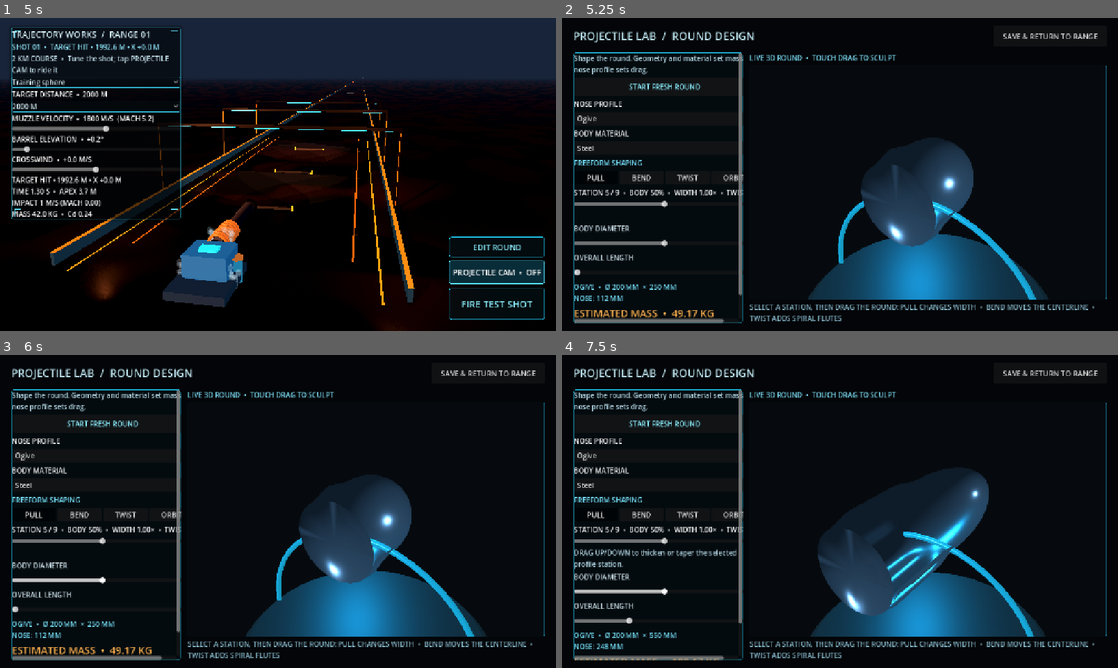
Above: before the commit, frames 1-4 (two rows, left to right).
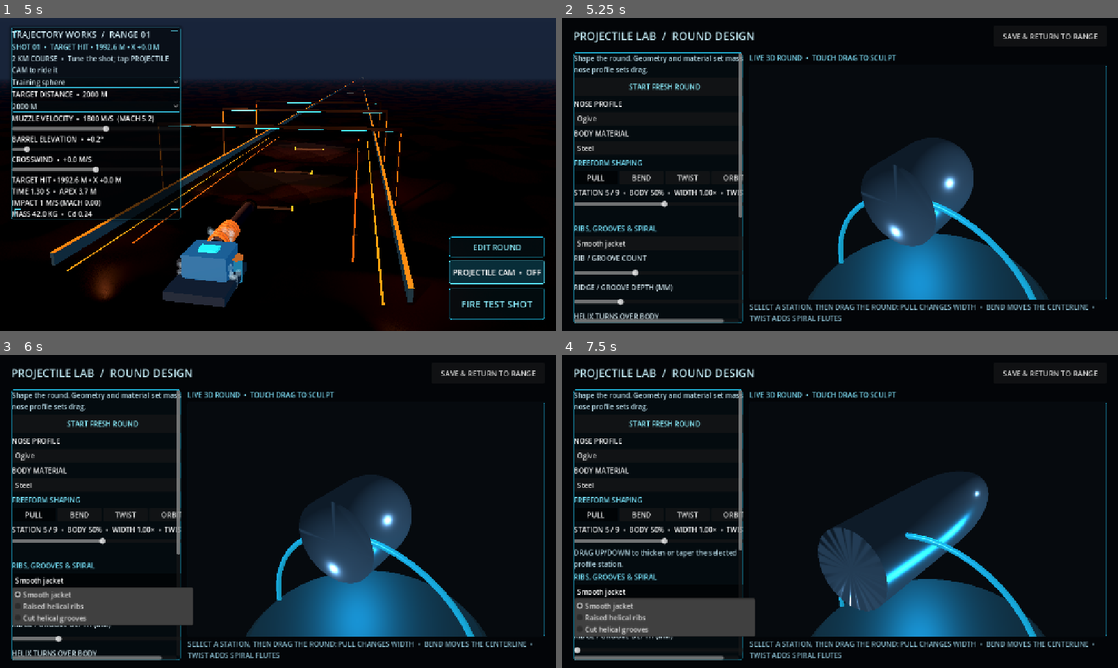
Above: after the commit, the same moments.

Repository: tpylman90-ctrl/Trajectory-Works
Game: Godot game, scene res://scenes/range.tscn
Two runs of this game, one before a commit and one after it. Both use one fixed random seed, a clock stepped at 60 frames per second and the inputs below.
Inputs (mouse positions are in pixels of both pictures, inside the frame that each line leads up to):
- Up to frame 1 (5 s): click "FIRE TEST SHOT" at 0.5 s; click "Dense slug" at 1.25 s; click "2000 M" at 2 s; click "Training sphere" at 2.75 s; click "PROJECTILE CAM • OFF" at 3.5 s; click "PROJECTILE CAM • ON" at 4.25 s
- Up to frame 2 (5.25 s): click "EDIT ROUND" at 5 s
- Up to frame 3 (6 s): click (100, 580) at 5.75 s, where only the run after the commit has a clickable "Smooth jacket"
- Up to frame 4 (7.5 s): click "START FRESH ROUND" at 6.5 s; click (662, 592) at 7.25 s, where only the run after the commit has a clickable "Smooth jacket"

Frame 1 is identical in both runs. In frame 2, 2.1% of the frame differs, in the area x 2-74%, y 40-97%; in frame 3, 5.4%; in frame 4, 7.9%, in the area x 2-87%, y 36-98%.

Commit message:
Add helical surface sculpting and airflow spin

Diff:
--- a/scripts/range.gd
+++ b/scripts/range.gd
@@ -41,6 +41,11 @@
 var round_station_slider: HSlider
 var round_station_label: Label
 var round_sculpt_hint: Label
+var round_surface_picker: OptionButton
+var round_rib_count_slider: HSlider
+var round_rib_depth_slider: HSlider
+var round_spiral_turns_slider: HSlider
+var round_surface_info: Label
 var round_mode_buttons: Array[Button] = []
 var round_mode := "pull"
 var round_drag_active := false
@@ -711,6 +716,10 @@
 		"color": steel.color,
 		"tip_length": 0.243,
 		"cd": _round_drag_coefficient("Ogive"),
+		"surface_pattern": "smooth",
+		"rib_count": 6,
+		"rib_depth": 0.0,
+		"spiral_turns": 0.0,
 	}
 	_ensure_round_stations()
 	custom_round_active = true
@@ -722,6 +731,14 @@
 		_on_round_station_changed(4.0)
 	if is_instance_valid(round_preview_spin):
 		round_preview_spin.rotation = Vector3.ZERO
+	if is_instance_valid(round_surface_picker):
+		round_surface_picker.select(0)
+	if is_instance_valid(round_rib_count_slider):
+		round_rib_count_slider.set_value_no_signal(6.0)
+	if is_instance_valid(round_rib_depth_slider):
+		round_rib_depth_slider.set_value_no_signal(0.0)
+	if is_instance_valid(round_spiral_turns_slider):
+		round_spiral_turns_slider.set_value_no_signal(0.0)
 	_set_round_sculpt_mode("pull")
 	if is_instance_valid(round_nose_picker):
 		round_nose_picker.select(0)
@@ -871,6 +888,22 @@
 	round_sculpt_hint.autowrap_mode = TextServer.AUTOWRAP_WORD_SMART
 	round_sculpt_hint.add_theme_color_override("font_color", Color(0.70, 0.84, 0.89))
 	form.add_child(round_sculpt_hint)
+	var surface_title := Label.new()
+	surface_title.text = "RIBS, GROOVES & SPIRAL"
+	surface_title.add_theme_color_override("font_color", Color(0.45, 0.86, 0.95))
+	form.add_child(surface_title)
+	round_surface_picker = OptionButton.new()
+	round_surface_picker.add_item("Smooth jacket")
+	round_surface_picker.add_item("Raised helical ribs")
+	round_surface_picker.add_item("Cut helical grooves")
+	form.add_child(round_surface_picker)
+	round_rib_count_slider = _add_round_editor_slider(form, "RIB / GROOVE COUNT", 3.0, 12.0, 1.0, float(current_projectile.get("rib_count", 6)))
+	round_rib_depth_slider = _add_round_editor_slider(form, "RIDGE / GROOVE DEPTH (MM)", 0.0, 8.0, 0.25, float(current_projectile.get("rib_depth", 0.002)) * 1000.0)
+	round_spiral_turns_slider = _add_round_editor_slider(form, "HELIX TURNS OVER BODY", -3.0, 3.0, 0.25, float(current_projectile.get("spiral_turns", 0.0)))
+	round_surface_info = Label.new()
+	round_surface_info.autowrap_mode = TextServer.AUTOWRAP_WORD_SMART
+	round_surface_info.add_theme_color_override("font_color", Color(0.70, 0.84, 0.89))
+	form.add_child(round_surface_info)
 	round_diameter_slider = _add_round_editor_slider(form, "BODY DIAMETER", 80.0, 320.0, 5.0, float(current_projectile.get("diameter", 0.18)) * 1000.0)
 	round_length_slider = _add_round_editor_slider(form, "OVERALL LENGTH", 250.0, 1250.0, 25.0, maxf(float(current_projectile.get("length", 0.54)), 0.25) * 1000.0)
 	round_dimensions_label = Label.new()
@@ -929,6 +962,12 @@
 	round_material_picker.item_selected.connect(_on_round_material_changed)
 	round_diameter_slider.value_changed.connect(_on_round_design_changed)
 	round_length_slider.value_changed.connect(_on_round_design_changed)
+	round_surface_picker.item_selected.connect(_on_round_surface_changed)
+	round_rib_count_slider.value_changed.connect(_on_round_surface_changed)
+	round_rib_depth_slider.value_changed.connect(_on_round_surface_changed)
+	round_spiral_turns_slider.value_changed.connect(_on_round_surface_changed)
+	round_surface_picker.select(clampi(1 if str(current_projectile.get("surface_pattern", "smooth")) == "ridges" else (2 if str(current_projectile.get("surface_pattern", "smooth")) == "grooves" else 0), 0, 2))
+	_on_round_surface_changed(0.0)
 	_on_round_station_changed(round_station_slider.value)
 	_on_round_design_changed(0.0)
 
@@ -1036,6 +1075,30 @@
 	_on_round_design_changed(0.0)
 
 
+
+func _on_round_surface_changed(_value: float = 0.0) -> void:
+	if current_projectile.is_empty() or not is_instance_valid(round_surface_picker):
+		return
+	var pattern := "smooth"
+	if round_surface_picker.selected == 1:
+		pattern = "ridges"
+	elif round_surface_picker.selected == 2:
+		pattern = "grooves"
+	current_projectile["surface_pattern"] = pattern
+	current_projectile["rib_count"] = int(round_rib_count_slider.value) if is_instance_valid(round_rib_count_slider) else 6
+	current_projectile["rib_depth"] = round_rib_depth_slider.value / 1000.0 if is_instance_valid(round_rib_depth_slider) else 0.0
+	current_projectile["spiral_turns"] = round_spiral_turns_slider.value if is_instance_valid(round_spiral_turns_slider) else 0.0
+	current_projectile["mass"] = _round_volume(current_projectile) * float(current_projectile.get("density", 7850.0))
+	if is_instance_valid(round_surface_info):
+		var description := "Smooth jacket: choose ridges or grooves to add a patterned surface."
+		if pattern != "smooth":
+			var chirality := "right hand" if float(current_projectile.spiral_turns) > 0.0 else ("left hand" if float(current_projectile.spiral_turns) < 0.0 else "straight ribs")
+			var spin_note := "Air drag adds spin when helix turns are nonzero." if absf(float(current_projectile.spiral_turns)) > 0.001 else "Set helix turns to create spin from air drag."
+			description = "%s %d × %0.1f mm  •  %0.2f turns over body (%s). %s" % ["Raised ribs" if pattern == "ridges" else "Cut grooves", int(current_projectile.rib_count), float(current_projectile.rib_depth) * 1000.0, absf(float(current_projectile.spiral_turns)), chirality, spin_note]
+		round_surface_info.text = description
+	_refresh_round_design()
+
+
 func _ensure_round_stations() -> void:
 	var stations: Array = current_projectile.get("stations", [])
 	if stations.size() != 9:
@@ -1135,12 +1198,19 @@
 
 func _round_ring_point(radius: float, z: float, angle: float, design: Dictionary) -> Vector3:
 	var station := _round_station_at(z, design)
-	var twist := float(station.get("twist", 0.0))
 	var body_radius := float(design.diameter) * 0.5
+	var normalized_z := clampf((z + float(design.length) * 0.5) / maxf(float(design.length), 0.001), 0.0, 1.0)
+	var twist := float(station.get("twist", 0.0)) + normalized_z * float(design.get("spiral_turns", 0.0)) * TAU
 	var nose_start := -float(design.length) * 0.5 + float(design.get("tip_length", 0.0))
-	var flute_fade := smoothstep(nose_start, nose_start + body_radius * 0.9, z) * (1.0 - smoothstep(float(design.length) * 0.5 - body_radius * 0.6, float(design.length) * 0.5, z))
-	var flute := 1.0 + 0.14 * flute_fade * cos(6.0 * (angle - twist))
-	var scaled_radius := radius * float(station.get("pull", 1.0)) * flute
+	var body_fade := smoothstep(nose_start, nose_start + body_radius * 0.9, z) * (1.0 - smoothstep(float(design.length) * 0.5 - body_radius * 0.6, float(design.length) * 0.5, z))
+	var rib_count := maxi(int(design.get("rib_count", 6)), 3)
+	var amplitude := minf(float(design.get("rib_depth", 0.0)), body_radius * 0.18)
+	var pattern := str(design.get("surface_pattern", "smooth"))
+	var ridge_sign := 1.0 if pattern == "ridges" else -1.0
+	var rib_offset := 0.0
+	if pattern != "smooth" and amplitude > 0.00001:
+		rib_offset = ridge_sign * amplitude * body_fade * cos(float(rib_count) * (angle - twist))
+	var scaled_radius := maxf(radius * float(station.get("pull", 1.0)) + rib_offset, radius * 0.25)
 	return Vector3(
 		float(station.get("bend_x", 0.0)) + scaled_radius * cos(angle),
 		float(station.get("bend_y", 0.0)) + scaled_radius * sin(angle),
@@ -1164,6 +1234,10 @@
 		"Round":
 			nose_factor = 0.58
 	var base_volume := body_volume + area * nose_length * nose_factor
+	var surface_pattern := str(design.get("surface_pattern", "smooth"))
+	if surface_pattern != "smooth":
+		var depth_ratio := minf(float(design.get("rib_depth", 0.0)) / maxf(radius, 0.001), 0.18)
+		base_volume *= 1.0 + 0.5 * depth_ratio * depth_ratio
 	var stations: Array = design.get("stations", [])
 	if stations.size() < 2:
 		return base_volume
@@ -1200,8 +1274,8 @@
 	var nose_length := minf(float(design.get("tip_length", radius * 2.7)), length * 0.45)
 	var body_end_z := -length * 0.5 + nose_length
 	var profile: Array[Vector2] = []
-	for segment in range(33):
-		var along := float(segment) / 32.0
+	for segment in range(65):
+		var along := float(segment) / 64.0
 		var z := lerpf(length * 0.5, -length * 0.5, along)
 		var ring_radius := radius
 		if z < body_end_z and nose_length > 0.001:
@@ -1223,8 +1297,8 @@
 func _round_collision_points(design: Dictionary) -> PackedVector3Array:
 	var points := PackedVector3Array()
 	for ring in _round_profile(design):
-		for slice in range(24):
-			var angle := TAU * float(slice) / 24.0
+		for slice in range(48):
+			var angle := TAU * float(slice) / 48.0
 			points.append(_round_ring_point(ring.x, ring.y, angle, design))
 	return points
 
@@ -1233,7 +1307,7 @@
 	var profile := _round_profile(design)
 	var tool := SurfaceTool.new()
 	tool.begin(Mesh.PRIMITIVE_TRIANGLES)
-	var slices := 48
+	var slices := 96
 	for segment in range(profile.size() - 1):
 		var first: Vector2 = profile[segment]
 		var second: Vector2 = profile[segment + 1]
@@ -1318,6 +1392,10 @@
 		"density": float(current_projectile.get("density", 7850.0)),
 		"tip_length": float(current_projectile.get("tip_length", 0.24)),
 		"stations": current_projectile.get("stations", []),
+		"surface_pattern": str(current_projectile.get("surface_pattern", "smooth")),
+		"rib_count": int(current_projectile.get("rib_count", 6)),
+		"rib_depth": float(current_projectile.get("rib_depth", 0.0)),
+		"spiral_turns": float(current_projectile.get("spiral_turns", 0.0)),
 	}
 	var file := FileAccess.open("user://trajectory_round.json", FileAccess.WRITE)
 	if file == null:
@@ -1356,6 +1434,10 @@
 		"color": material_data.color,
 		"tip_length": clampf(float(saved.get("tip_length", diameter * 1.35)), 0.01, length * 0.45),
 		"stations": saved.get("stations", []),
+		"surface_pattern": str(saved.get("surface_pattern", "grooves")),
+		"rib_count": clampi(int(saved.get("rib_count", 6)), 3, 12),
+		"rib_depth": clampf(float(saved.get("rib_depth", 0.008)), 0.0, 0.008),
+		"spiral_turns": clampf(float(saved.get("spiral_turns", 0.0)), -3.0, 3.0),
 		"cd": _round_drag_coefficient(nose),
 	}
 	current_projectile["mass"] = _round_volume(current_projectile) * float(current_projectile.density)
@@ -1468,7 +1550,7 @@
 	projectile.mass = float(design.mass)
 	projectile.linear_damp = 0.0
 	projectile.gravity_scale = 0.0
-	projectile.angular_damp = 0.35
+	projectile.angular_damp = 0.03 if design.shape == "custom" and str(design.get("surface_pattern", "smooth")) != "smooth" else 0.35
 	projectile.continuous_cd = true
 	projectile.contact_monitor = true
 	projectile.max_contacts_reported = 4
@@ -1599,6 +1681,9 @@
 			var radius := float(design.diameter) * 0.5 * shape_width_scale
 			var projected_area := PI * radius * radius
 			var effective_cd := float(design.cd)
+			if design.shape == "custom" and str(design.get("surface_pattern", "smooth")) != "smooth":
+				var depth_ratio := clampf(float(design.get("rib_depth", 0.0)) / maxf(float(design.diameter) * 0.5, 0.001), 0.0, 0.18)
+				effective_cd *= 1.0 + depth_ratio * 0.22 + float(design.get("rib_count", 6)) * depth_ratio * 0.008
 			var axis := -projectile.global_transform.basis.z.normalized()
 			if design.shape != "sphere":
 				var air_direction := relative_air_velocity.normalized()
@@ -1615,9 +1700,23 @@
 			if design.shape != "sphere" and speed > 1.0:
 				var dynamic_pressure := 0.5 * density * speed * speed
 				var alignment_error := axis.cross(relative_air_velocity.normalized())
-				var stability_torque := alignment_error * minf(dynamic_pressure * projected_area * float(design.length) * 0.00004, 30.0)
+				var spin_rate := projectile.angular_velocity.dot(axis)
+				var spin_stability := 1.0 / (1.0 + absf(spin_rate) * 0.018)
+				var stability_torque := alignment_error * minf(dynamic_pressure * projected_area * float(design.length) * 0.00004, 30.0) * spin_stability
 				var rotational_damping := projectile.angular_velocity * minf(dynamic_pressure * projected_area * float(design.length) * 0.000003, 5.0)
-				projectile.apply_torque(stability_torque - rotational_damping)
+				var aero_torque := Vector3.ZERO
+				if design.shape == "custom" and str(design.get("surface_pattern", "smooth")) != "smooth":
+					var stations: Array = design.get("stations", [])
+					var station_turns := 0.0
+					if stations.size() >= 2:
+						station_turns = (float(stations[8].get("twist", 0.0)) - float(stations[0].get("twist", 0.0))) / TAU
+					var total_turns := float(design.get("spiral_turns", 0.0)) + station_turns
+					if absf(total_turns) > 0.001:
+						var helical_slope := sin(atan(float(design.diameter) * 0.5 * TAU * total_turns / maxf(float(design.length), 0.001)))
+						var rib_ratio := clampf(float(design.get("rib_depth", 0.0)) / maxf(float(design.diameter) * 0.5, 0.001), 0.0, 0.18)
+						var spin_torque := drag * float(design.diameter) * 0.5 * rib_ratio * helical_slope * 0.22
+						aero_torque = axis * spin_torque
+				projectile.apply_torque(stability_torque - rotational_damping + aero_torque)
 		if projectile == followed_projectile:
 			if is_instance_valid(ground_visual):
 				ground_visual.global_position = Vector3(projectile.global_position.x, ground_home.y, projectile.global_position.z)
